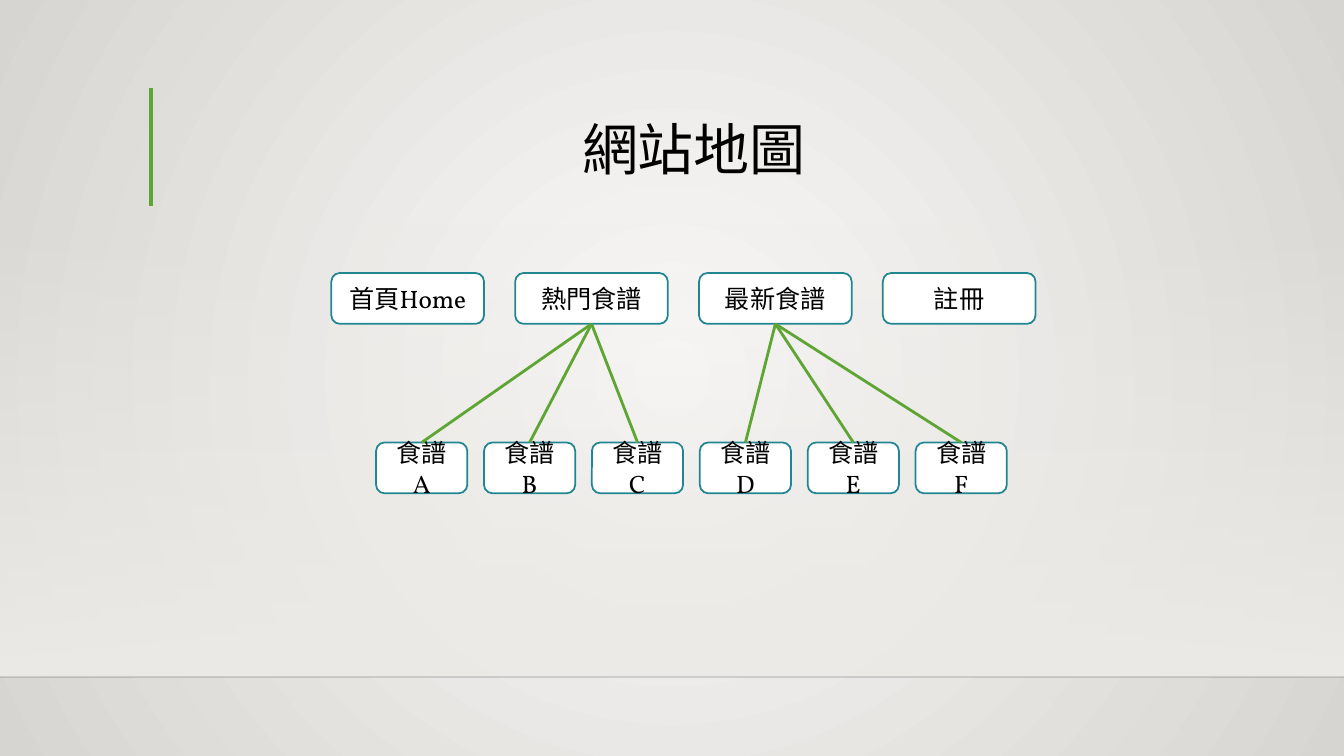
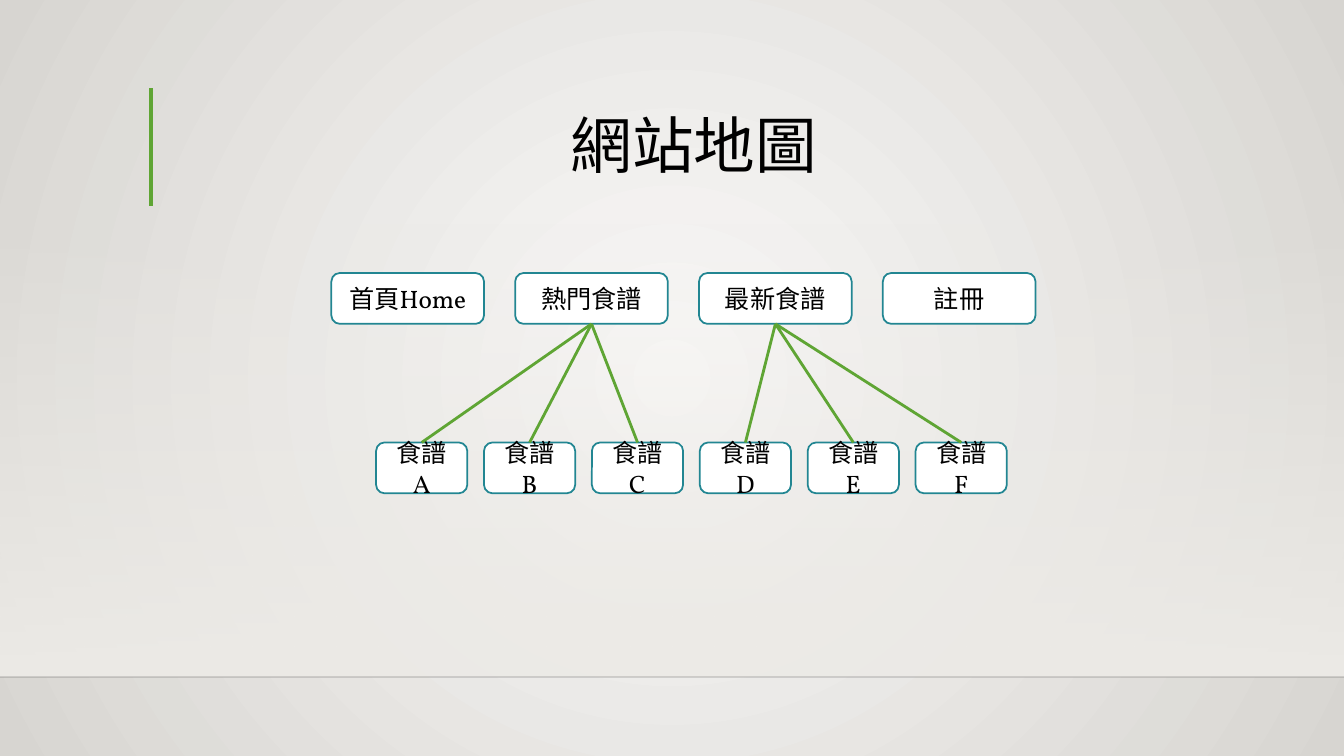
Before and after one commit to ren-hao/MidProject, a slide deck: slide 3 of Midterm_Project/PPT/iRecipe.pptx. Drawn at 1344x756 pixels with LibreOffice and Linux fonts; fonts in the diff are those of the drawing; background and template pictures are left out. Boxes give left, top, right and bottom in pixels: in the first picture for what was removed or moved away, otherwise in the second. Text is boxed around its words. In the diff, an @@ line names an element or a change of style, - is before the commit and + after.

```diff
--- a/Midterm_Project/PPT/iRecipe.pptx
+++ b/Midterm_Project/PPT/iRecipe.pptx
@@ title "網站地圖" at [571, 116, 817, 173]: size 40 to 44 pt, font Vollkorn to Noto Sans CJK SC @@
```
Also in this commit, not shown: 6 other slides changed, 3 slides added, 1 slide removed, 1 other file.
